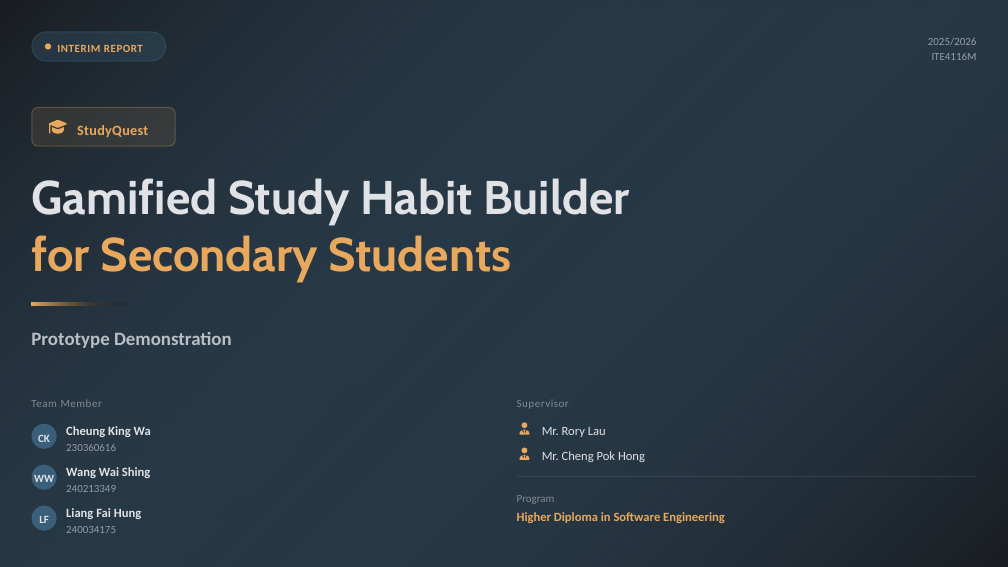
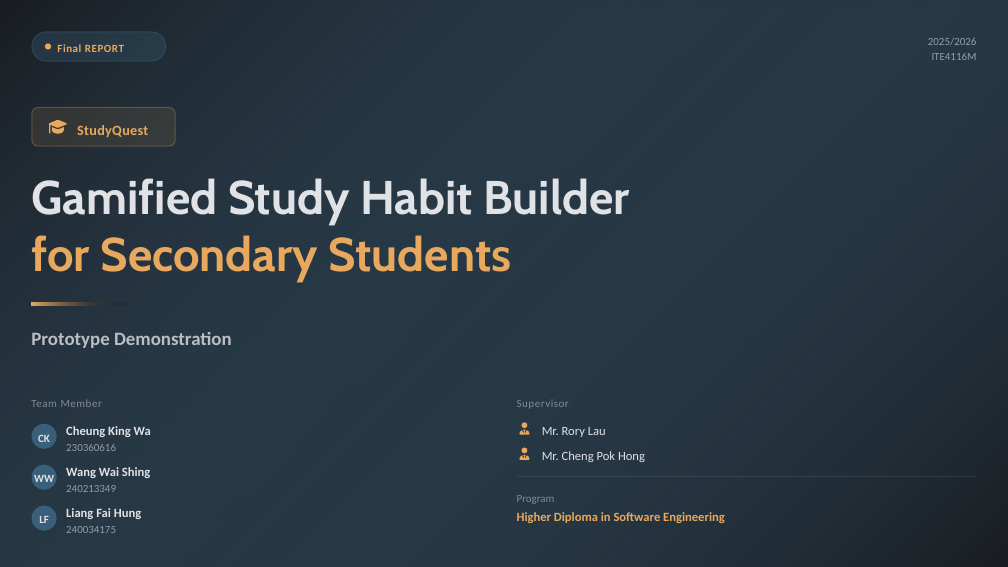
Before and after one commit to matthewwa1227/FYP_GP20, a slide deck: slide 1 of Doc/StudyQuest_ GP20.pptx. Drawn at 1008x567 pixels with LibreOffice and Linux fonts; fonts in the diff are those of the drawing; background and template pictures are left out. Boxes give left, top, right and bottom in pixels: in the first picture for what was removed or moved away, otherwise in the second. Text is boxed around its words. In the diff, an @@ line names an element or a change of style, - is before the commit and + after.

```diff
--- a/Doc/StudyQuest_ GP20.pptx
+++ b/Doc/StudyQuest_ GP20.pptx
@@ text at bbox=[57, 44, 124, 52]: text changed @@
-INTERIM REPORT
+Final REPORT
```
Also in this commit, not shown: 1 other slide changed, 1 slide removed, 6 other files.
